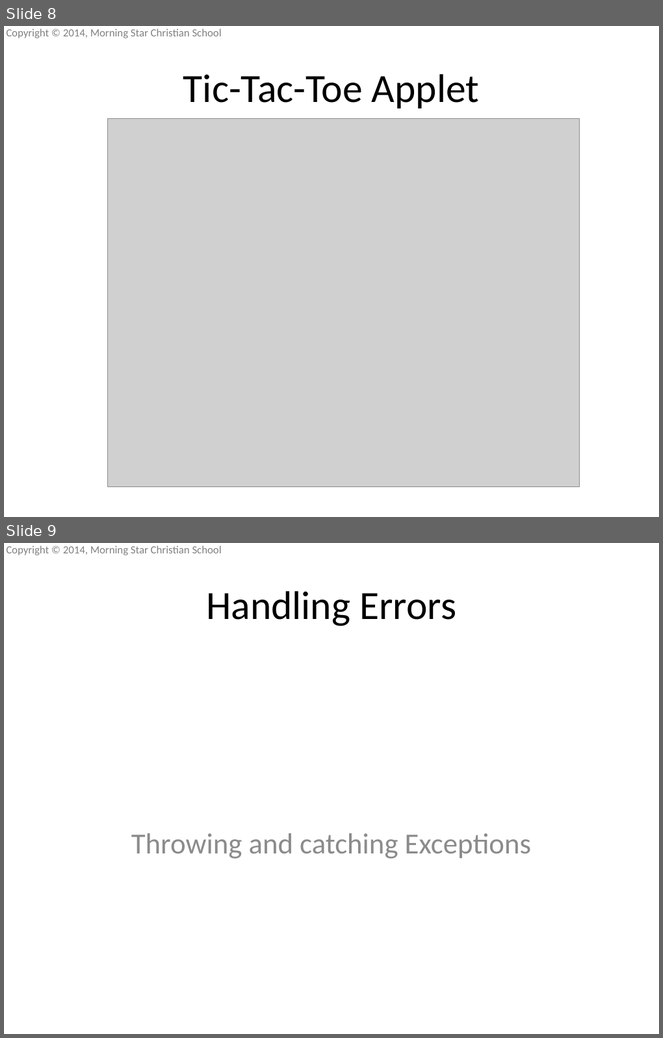
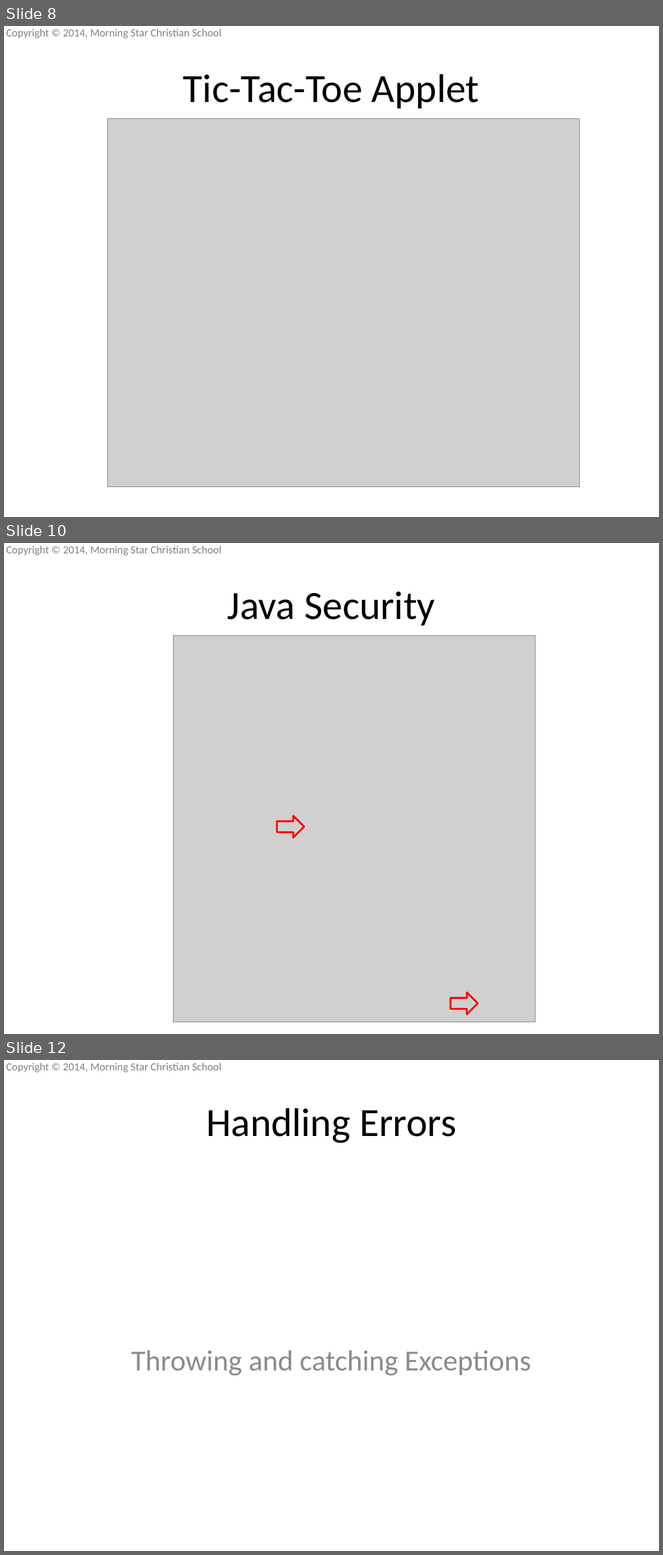
Before and after one commit to mscsbend/presentations, a slide deck: Lesson 4.pptx. Shown one above the other, each under a label of ours: slides 8 and 9 before the commit, slides 8, 10 and 12 after it; the slides between them are not shown. The pictures are 663x1038 and 663x1555 pixels, drawn with LibreOffice and Linux fonts; fonts in the diff are those of the drawing; grey boxes stand for pictures; background and template pictures are left out. Boxes give left, top, right and bottom in pixels: in the first picture for what was removed or moved away, otherwise in the second. Text is boxed around its words. In the diff, an @@ line names an element or a change of style, - is before the commit and + after.

Commit message:
Updated lesson 4 with a couple screenshots
... about applet security

```diff
--- a/Lesson 4.pptx
+++ b/Lesson 4.pptx
@@ slide 10 added at [4,543,659,1034], background picture (left out); not listed: 1 template element that a slide beside it also shows @@
@@ title added at [228,591,435,626], 44 pt, text #000000 @@
+Java Security
@@ picture added at [173,636,535,1023] @@
@@ right arrow added at [277,816,305,838], outline #FF0000 2 pt @@
@@ right arrow added at [451,993,478,1015], outline #FF0000 2 pt @@
@@ what was slide 9 is now slide 12 @@
```
Also in this commit, not shown: 2 other slides added.
